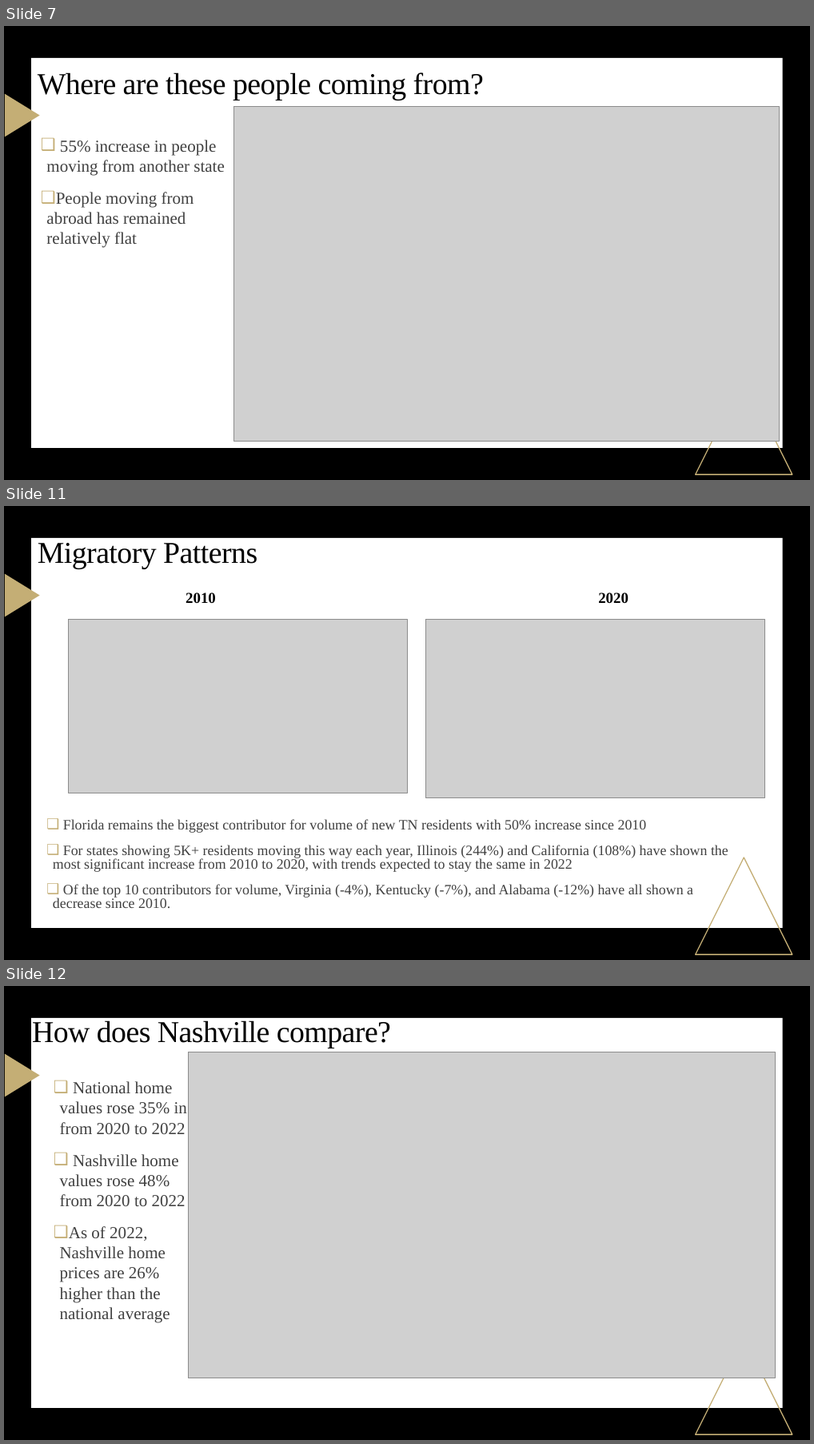
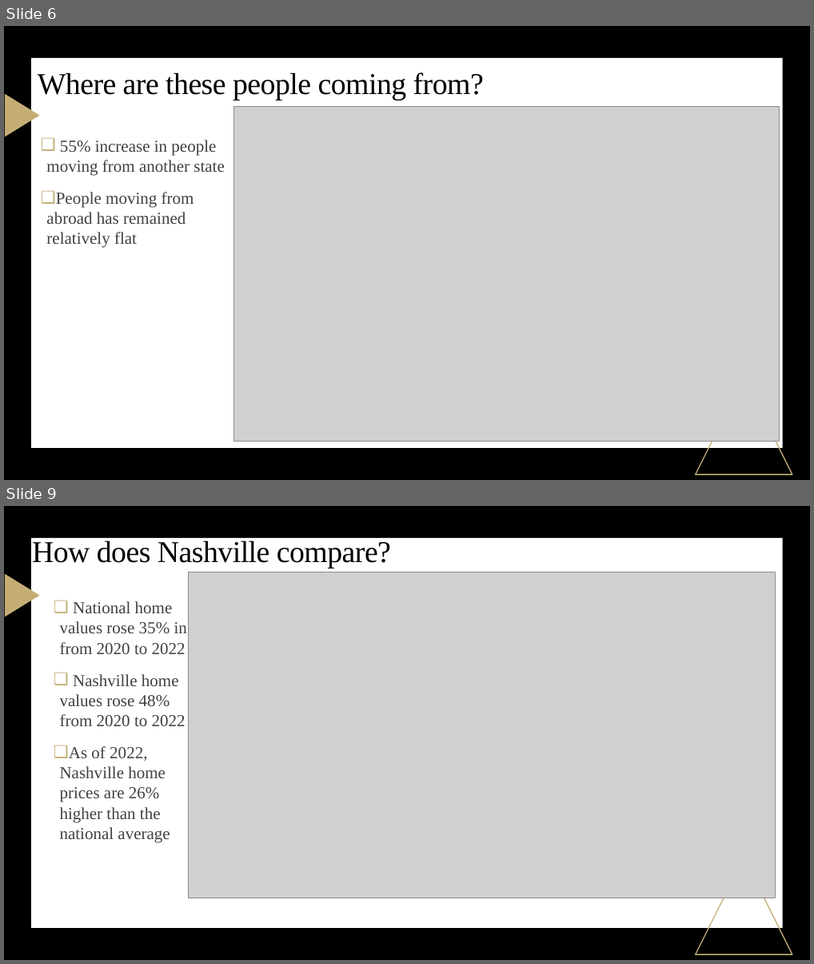
Before and after one commit to kalmckin/capstone_template, a slide deck: Nashville Housing Market_final.pptx. Shown one above the other, each under a label of ours: slides 7, 11 and 12 before the commit, slides 6 and 9 after it; the slides between them are not shown. The pictures are 814x1444 and 814x964 pixels, drawn with LibreOffice and Linux fonts; fonts in the diff are those of the drawing; grey boxes stand for pictures. Boxes give left, top, right and bottom in pixels: in the first picture for what was removed or moved away, otherwise in the second. Text is boxed around its words. In the diff, an @@ line names an element or a change of style, - is before the commit and + after.

```diff
--- a/Nashville Housing Market_final.pptx
+++ b/Nashville Housing Market_final.pptx
@@ slide 11 removed at [4,506,810,960], background #000000; not listed: 3 template elements that a slide beside it also shows @@
@@ title removed at [38,543,258,569] @@
-Migratory Patterns
@@ text removed at [186,592,216,603] @@
-2010
@@ text removed at [598,592,629,603] @@
-2020
@@ picture removed at [68,619,407,792] @@
@@ picture removed at [426,619,765,797] @@
@@ text removed at [53,819,729,908] @@
-❑ Florida remains the biggest contributor for volume of new TN residents with 50% increase since 2010
-❑ For states showing 5K+ residents moving this way each year, Illinois (244%) and California (108%) have shown the most significant increase from 2010 to 2020, with trends expected to stay the same in 2022
-❑ Of the top 10 contributors for volume, Virginia (-4%), Kentucky (-7%), and Alabama (-12%) have all shown a decrease since 2010.
@@ what was slide 7 is now slide 6 @@
@@ what was slide 12 is now slide 9 @@
```
Also in this commit, not shown: 7 slides changed, 2 other slides removed.
